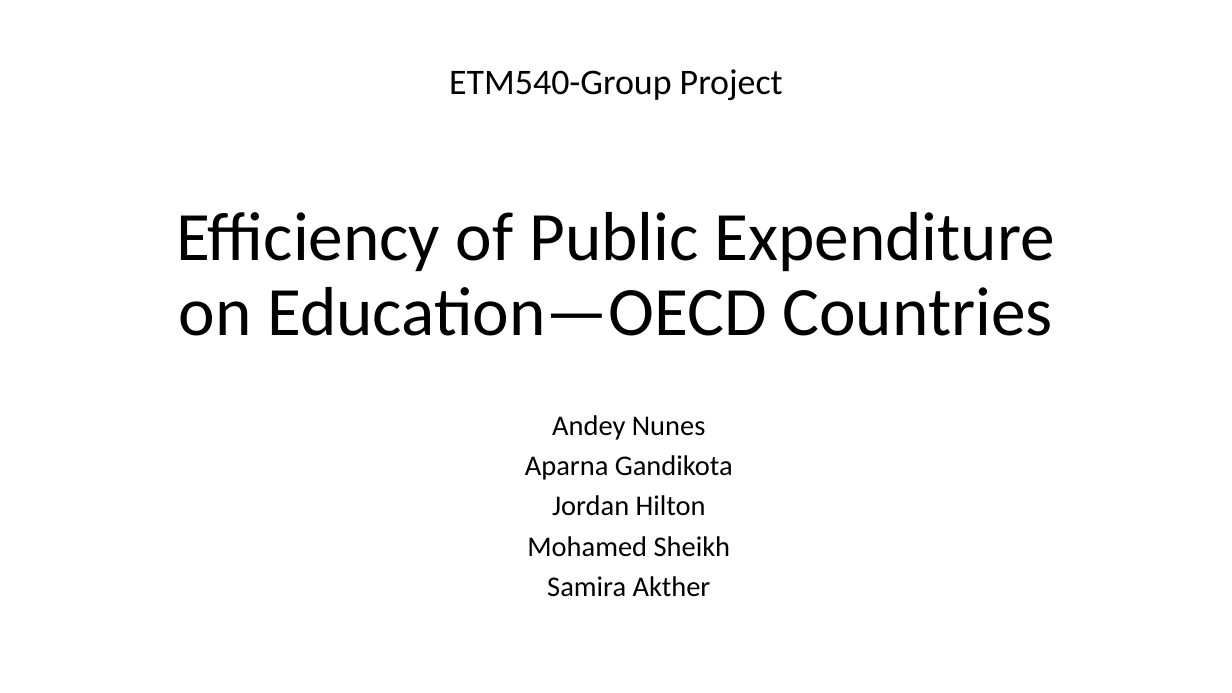
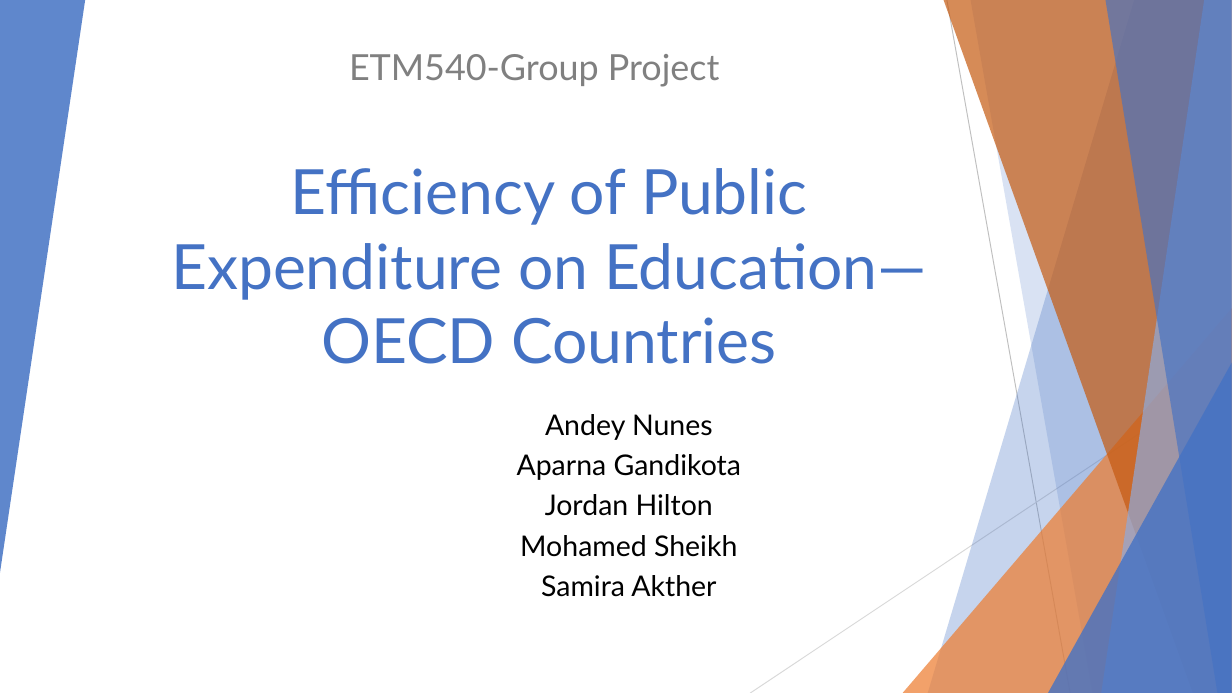
Before and after one commit to AndeyNunes/educationDEA, a slide deck: slide 1 of Project Presentation.pptx. Drawn at 1232x693 pixels with LibreOffice and Linux fonts; fonts in the diff are those of the drawing. Boxes give left, top, right and bottom in pixels: in the first picture for what was removed or moved away, otherwise in the second. Text is boxed around its words. In the diff, an @@ line names an element or a change of style, - is before the commit and + after.

```diff
--- a/Project Presentation.pptx
+++ b/Project Presentation.pptx
@@ group added at bbox=[0, 0, 1232, 693]: 5 freeform shapes, 3 triangles, 2 lines @@
@@ subtitle "ETM540-Group Project": place and size @@
-subtitle "ETM540-Group Project" at bbox=[449, 69, 783, 100]
+subtitle "ETM540-Group Project" at bbox=[349, 54, 719, 87]
@@ subtitle "ETM540-Group Project" at bbox=[349, 54, 719, 87]: font Calibri to Lato, text colour #000000 to #808080; line spacing 0.9 to 1 @@
@@ title "Efficiency of Public Expenditure on ...": place and size @@
-title "Efficiency of Public Expenditure on ..." at bbox=[176, 212, 1055, 336]
+title "Efficiency of Public Expenditure on ..." at bbox=[171, 168, 927, 364]
@@ title "Efficiency of Public Expenditure on ..." at bbox=[171, 168, 927, 364]: size 54 to 48.6 pt, font Calibri to Lato, text colour #000000 to #4472C4; line spacing 0.9 to 1 @@
@@ text "Andey Nunes" at bbox=[517, 414, 741, 597]: font Calibri to Lato @@
```
Also in this commit, not shown: 16 other slides changed, 3 slides added, 4 slides removed.
